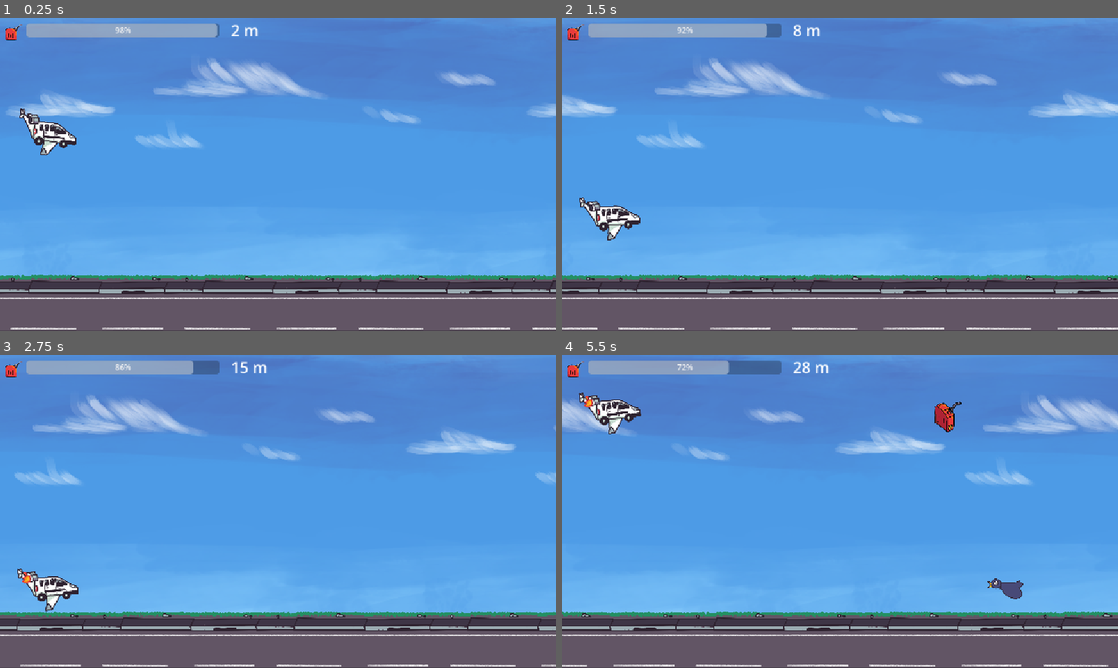
Above: before the commit, frames 1-4 (two rows, left to right).
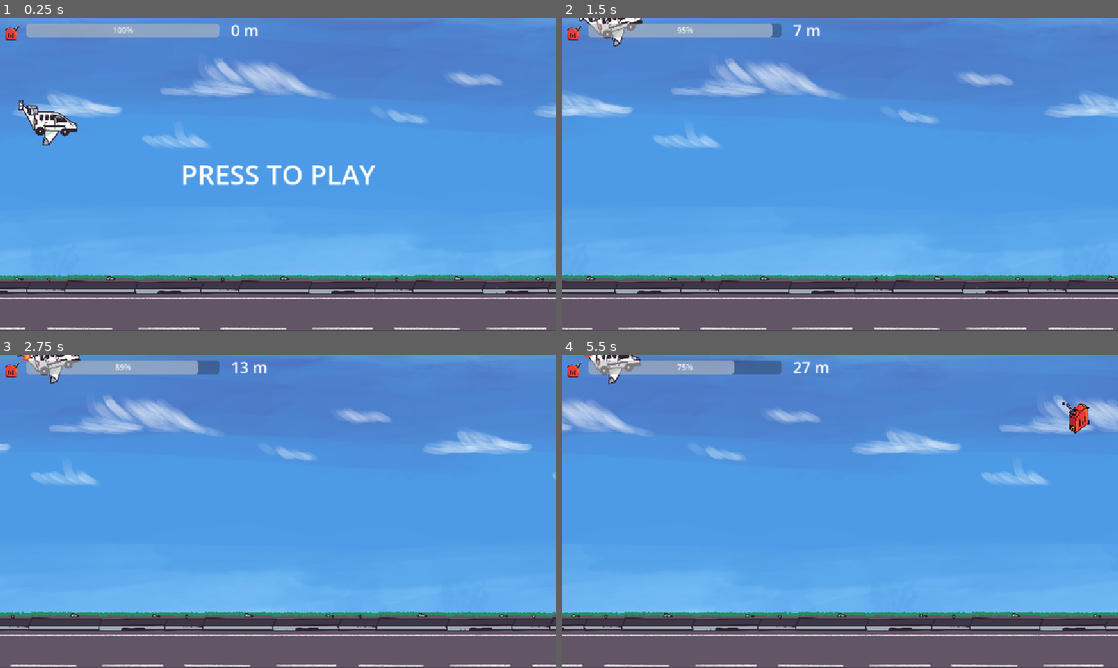
Above: after the commit, the same moments.

Repository: YannLeon/kerosene
Game: Godot game, scene res://scenes/main.tscn
Same seed, same stepped clock (60 frames per second), same inputs: the game is played once before the commit and once after it.
Inputs (mouse positions are in pixels of both pictures, inside the frame that each line leads up to):
- Up to frame 1 (0.25 s): no input
- Up to frame 2 (1.5 s): tap Enter at 0.5 s; move the mouse to (962, 158) at 0.52 s; press the mouse at (962, 158) at 0.53 s; move the mouse to (728, 190) at 1.27 s; release the mouse at (728, 190) at 1.28 s; click (728, 190) at 1.35 s
- Up to frame 3 (2.75 s): move the mouse to (333, 442) at 2.02 s; press the mouse at (333, 442) at 2.03 s
- Up to frame 4 (5.5 s): move the mouse to (812, 574) at 2.77 s; release the mouse at (812, 574) at 2.78 s; click (812, 574) at 2.85 s; move the mouse to (1006, 558) at 3.52 s; press the mouse at (1006, 558) at 3.53 s; move the mouse to (673, 464) at 4.27 s; release the mouse at (673, 464) at 4.28 s; click (673, 464) at 4.35 s; move the mouse to (867, 511) at 5.02 s; press the mouse at (867, 511) at 5.03 s

The runs differ from the first frame. In frame 1, 5.5% of the frame differs, in the area x 0-100%, y 1-100%; in frame 2, 5.8%; in frame 3, 5.8%; in frame 4, 6.3%, in the area x 0-100%, y 0-100%.

Commit message:
new music + press to play

Diff:
--- a/project.godot
+++ b/project.godot
@@ -14,7 +14,8 @@
 config/version="1.0.0"
 run/main_scene="uid://beqlo31ekacqq"
 config/features=PackedStringArray("4.4", "GL Compatibility")
-boot_splash/image="uid://82spwwwrf2bl"
+boot_splash/fullsize=false
+boot_splash/image="uid://cvav7igmcviqg"
 config/icon="uid://rlkfp8fdv2sl"
 
 [autoload]
--- a/scenes/DeathScreen.tscn
+++ b/scenes/DeathScreen.tscn
@@ -24,6 +24,7 @@
 horizontal_alignment = 1
 
 [node name="RetryButton" type="Button" parent="VBoxContainer"]
+custom_minimum_size = Vector2(150, 50)
 layout_mode = 2
 text = "Retry"
 
--- a/scenes/ennemy_spawner.gd
+++ b/scenes/ennemy_spawner.gd
@@ -9,13 +9,15 @@
 @onready var spawn_timer: Timer = $SpawnTimer
 var camera: Camera2D
 
+func start() -> void:
+	_set_random_spawn_time()
+
 func _ready() -> void:
-	randomize()	# Automatically find the Camera2D in the scene
-	camera = get_tree().get_root().get_node("Main/Camera2D") # Adjust path as needed
+	randomize()
+	camera = get_tree().get_root().get_node("Main/Camera2D") # Adjust path if needed
 	if !camera:
 		push_warning("Camera2D not found. Make sure the path is correct.")
 	spawn_timer.timeout.connect(_on_spawn_timer_timeout)
-	_set_random_spawn_time()
 
 func _on_spawn_timer_timeout() -> void:
 	if !is_instance_valid(camera):
--- a/scenes/ennemy_spawner.tscn
+++ b/scenes/ennemy_spawner.tscn
@@ -6,4 +6,3 @@
 script = ExtResource("1_kuoj2")
 
 [node name="SpawnTimer" type="Timer" parent="."]
-autostart = true
--- a/scenes/gerican.tscn
+++ b/scenes/gerican.tscn
@@ -74,10 +74,10 @@
 tracks/0/interp = 1
 tracks/0/loop_wrap = true
 tracks/0/keys = {
-"times": PackedFloat32Array(0, 0.133333, 0.466667),
+"times": PackedFloat32Array(0, 0.0666667, 0.233333),
 "transitions": PackedFloat32Array(1, 1, 1),
 "update": 0,
-"values": [Vector2(1, 1), Vector2(1.2, 1.2), Vector2(0, 0)]
+"values": [Vector2(1, 1), Vector2(1.4, 1.4), Vector2(0, 0)]
 }
 
 [sub_resource type="AnimationLibrary" id="AnimationLibrary_65a2p"]
--- a/scenes/main.gd
+++ b/scenes/main.gd
@@ -5,35 +5,51 @@
 @onready var player: Node2D = $Player
 @onready var camera: Camera2D = $Camera2D
 @onready var ennemy_spawner: Node2D = %EnnemySpawner
+@onready var press_to_play_label: Label = $HUD/PressToPlay  # Add this in the scene
+@onready var fuel_spawner: Node2D = %FuelSpawner
+@onready var audio_stream_player: AudioStreamPlayer = $AudioStreamPlayer
 
 var speed: float = 200.0
-const party_acceleration: float = 2.00  # Tune this to balance difficulty
+const party_acceleration: float = 2.0
+
+var game_started: bool = false
 
 func _ready() -> void:
 	fuel_bar.value = FuelStore.fuelAmount
 	randomize()
+	press_to_play_label.visible = true
+	set_process_input(true)
+
+func _input(event: InputEvent) -> void:
+	if not game_started and event.is_action_pressed("action"):
+		game_started = true
+		player.game_started = true
+		press_to_play_label.visible = false
+		ennemy_spawner.start()
+		fuel_spawner.start()
+		audio_stream_player.play(0.7)
 
 func _process(delta: float) -> void:
-	var meters: int = round(player.position.x / 100)
-
-	# 💨 Increase speed with distance
-	speed = max(200.0 + meters * party_acceleration,500)
-
-	# 🧠 Inform the spawner to speed up enemy rate
-	if ennemy_spawner.has_method("set_spawn_rate_scale"):
-		ennemy_spawner.set_spawn_rate_scale(1.0 + max(meters * party_acceleration,800) * 0.01)
-
-	# 🎮 Move player and camera
 	var movement = Vector2(speed * delta, 0)
 	player.position += movement
 	camera.position += movement
 
-	# 🔋 Fuel logic
-	FuelStore.add_fuel(-5 * delta)
-	fuel_bar.value = FuelStore.fuelAmount
+	if game_started:
+		var meters: int = round(player.position.x / 100)
 
-	# 📏 Update score display
-	meter_score.text = str(meters) + " m"
+		# 💨 Increase speed with distance
+		speed = max(200.0 + meters *  party_acceleration , 500)
+
+		# 🧠 Enemy spawner logic
+		if ennemy_spawner.has_method("set_spawn_rate_scale"):
+			ennemy_spawner.set_spawn_rate_scale(1.0 + max(meters * party_acceleration, 800) * 0.01)
+
+		# 🔋 Fuel logic
+		FuelStore.add_fuel(-5 * delta)
+		fuel_bar.value = FuelStore.fuelAmount
+
+		# 📏 Update score
+		meter_score.text = str(meters) + " m"
 
 func _on_death_zone_body_entered(body: Node2D) -> void:
 	if body == player:
--- a/scenes/main.tscn
+++ b/scenes/main.tscn
@@ -1,11 +1,11 @@
-[gd_scene load_steps=13 format=3 uid="uid://beqlo31ekacqq"]
+[gd_scene load_steps=14 format=3 uid="uid://beqlo31ekacqq"]
 
 [ext_resource type="Texture2D" uid="uid://dwn06sgikss5b" path="res://assets/environnment/sky.png" id="1_0wfyh"]
 [ext_resource type="Script" uid="uid://jwn73cel5sbo" path="res://scenes/main.gd" id="1_jyhfs"]
 [ext_resource type="Texture2D" uid="uid://de375hd6bq5or" path="res://assets/environnment/road.png" id="2_sugp2"]
 [ext_resource type="PackedScene" uid="uid://duika4wlt4am0" path="res://scenes/player.tscn" id="3_sugp2"]
 [ext_resource type="Script" uid="uid://bxr1d26dfxws7" path="res://scenes/death_zone.gd" id="4_tbgi4"]
-[ext_resource type="AudioStream" uid="uid://c8pt1oeemc1rn" path="res://assets/Kérosène_loop.mp3" id="6_tefeu"]
+[ext_resource type="AudioStream" uid="uid://dn5v7b8abmsty" path="res://assets/kerosene instru.wav" id="6_choun"]
 [ext_resource type="Texture2D" uid="uid://bjn53sc8q6858" path="res://assets/entities/gerican/image0004.png" id="7_o6xl0"]
 [ext_resource type="PackedScene" uid="uid://cca001veh6fsc" path="res://scenes/ennemy_spawner.tscn" id="8_85g3d"]
 [ext_resource type="PackedScene" uid="uid://cqgohl4jhsgrk" path="res://scenes/gerican.tscn" id="9_choun"]
@@ -15,6 +15,9 @@
 
 [sub_resource type="LabelSettings" id="LabelSettings_o6xl0"]
 font_size = 32
+
+[sub_resource type="LabelSettings" id="LabelSettings_choun"]
+font_size = 56
 
 [node name="Main" type="Node2D"]
 script = ExtResource("1_jyhfs")
@@ -62,10 +65,8 @@
 shape = SubResource("WorldBoundaryShape2D_tbgi4")
 
 [node name="AudioStreamPlayer" type="AudioStreamPlayer" parent="."]
-stream = ExtResource("6_tefeu")
-autoplay = true
+stream = ExtResource("6_choun")
 playback_type = 1
-parameters/looping = true
 
 [node name="HUD" type="CanvasLayer" parent="."]
 
@@ -103,7 +104,19 @@
 text = "0 m"
 label_settings = SubResource("LabelSettings_o6xl0")
 
+[node name="PressToPlay" type="Label" parent="HUD"]
+anchors_preset = 15
+anchor_right = 1.0
+anchor_bottom = 1.0
+grow_horizontal = 2
+grow_vertical = 2
+text = "PRESS TO PLAY"
+label_settings = SubResource("LabelSettings_choun")
+horizontal_alignment = 1
+vertical_alignment = 1
+
 [node name="FuelSpawner" parent="." instance=ExtResource("8_85g3d")]
+unique_name_in_owner = true
 enemy_scene = ExtResource("9_choun")
 
 [node name="EnnemySpawner" parent="." instance=ExtResource("8_85g3d")]
--- a/scenes/player.gd
+++ b/scenes/player.gd
@@ -8,6 +8,10 @@
 const MAX_ROTATION_UP = -30.0
 const MAX_ROTATION_DOWN = 30.0
 const ROTATION_SPEED = 6.0
+
+var game_started: bool = false
+var original_y: float
+var float_time := 0.0
 
 enum State {
 	NORMAL,
@@ -21,14 +25,22 @@
 
 func _ready() -> void:
 	GlobalEvents.ennemyhit.connect(_on_ennemy_hit)
+	original_y = position.y
+
 
 func _on_ennemy_hit(body: Node2D) -> void:
-	if body == self:
+	if body == self && game_started:
 		state = State.CRASHING
 		print("Player is crashing from global event!")
 
 
 func _physics_process(delta: float) -> void:
+	if not game_started:
+		float_time += delta
+		velocity = Vector2.ZERO  # Stop any inherited motion
+		position.y = original_y + sin(float_time * 2.0) * 10.0  # Float gently
+		return  # Skip gravity/movement logic
+
 	match state:
 		State.CRASHING:
 			velocity.y += GRAVITY * delta
Not shown, added: assets/kerosene instru.wav.import
Binary file added: assets/main art.png
Not shown, added: assets/main art.png.import
Not shown, added: assets/kerosene instru.wav
Not shown, added: assets/main art.kra
Not shown, added: assets/main art.kra~
